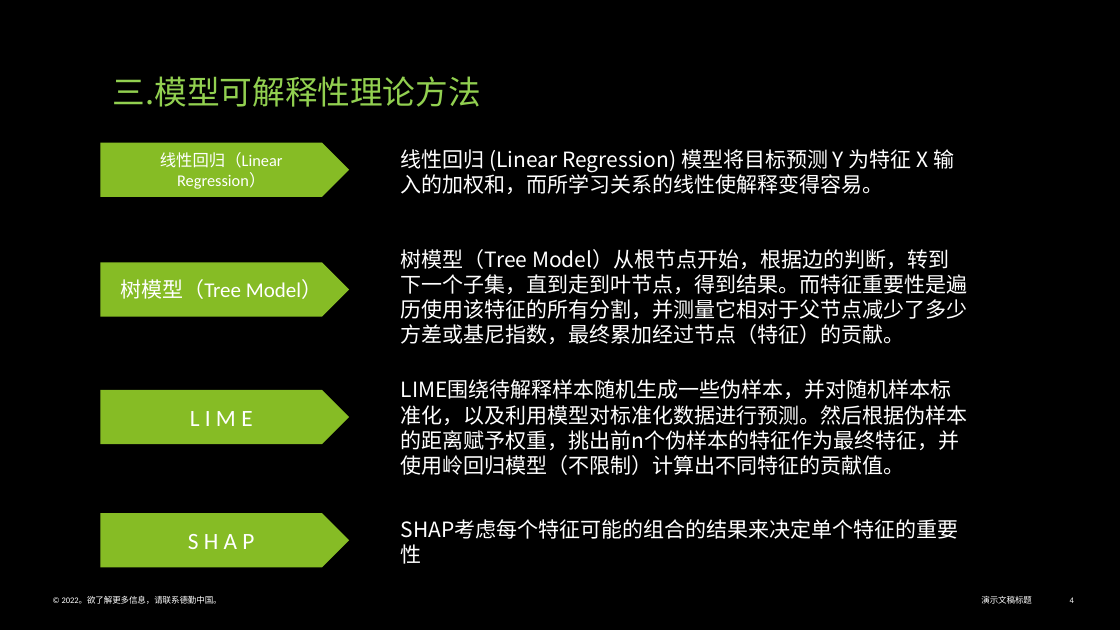
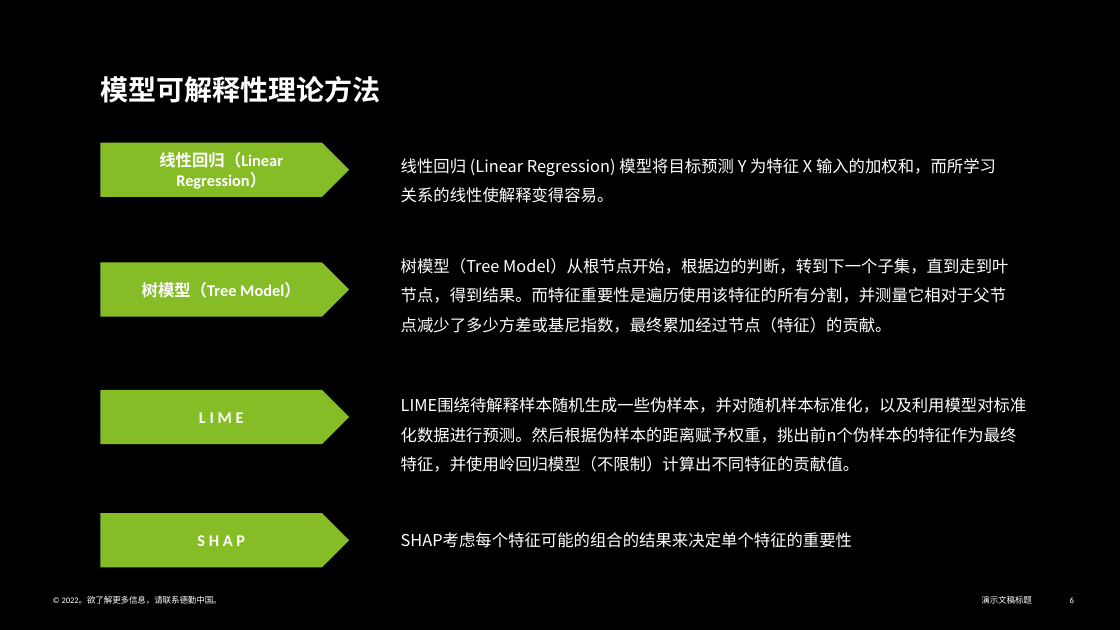
Before and after one commit to Vihagle/ML-Explaination, a slide deck: slide 6 of 模型可解释性.pptx (slide 4 before the commit). Drawn at 1120x630 pixels with LibreOffice and Linux fonts; fonts in the diff are those of the drawing. Boxes give left, top, right and bottom in pixels: in the first picture for what was removed or moved away, otherwise in the second. Text is boxed around its words. In the diff, an @@ line names an element or a change of style, - is before the commit and + after.

```diff
--- a/模型可解释性.pptx
+++ b/模型可解释性.pptx
@@ text at <box>100,76,380,103</box>: text changed; size 28 to 24 pt; text colour #92D050 to #FFFFFF; bold on @@
-三.模型可解释性理论方法
+模型可解释性理论方法
@@ pentagon arrow "线性回归（Linear Regression）" at <box>101,143,350,197</box>: bold on @@
@@ pentagon arrow "树模型（Tree Model）" at <box>101,262,350,316</box>: size 18 to 14 pt, bold on @@
@@ size 18 to 14 pt; line spacing 1 to 1.5 in 3 elements at <box>401,397,1027,472</box>, <box>401,158,996,203</box>, <box>401,258,1008,333</box> @@
@@ text "LIME围绕待解释样本随机生成一些伪样本，并对随机样本标准化，以及利用模型对标准化数据进行预测。然后根据伪样本的距离赋予 ...": place and size @@
-text "LIME围绕待解释样本随机生成一些伪样本，并对随机样本标准化，以及利用模型对标准化数据进行预测。然后根据伪样本的距离赋予 ..." at <box>401,379,968,475</box>
+text "LIME围绕待解释样本随机生成一些伪样本，并对随机样本标准化，以及利用模型对标准化数据进行预测。然后根据伪样本的距离赋予 ..." at <box>401,397,1027,472</box>
@@ pentagon arrow "L I M E" at <box>101,390,350,444</box>: size 20 to 14 pt, bold on @@
@@ pentagon arrow "S H A P" at <box>101,513,350,567</box>: size 20 to 14 pt, bold on @@
@@ text "SHAP考虑每个特征可能的组合的结果来决定单个特征的重要性": place and size @@
-text "SHAP考虑每个特征可能的组合的结果来决定单个特征的重要性" at <box>401,517,970,568</box>
+text "SHAP考虑每个特征可能的组合的结果来决定单个特征的重要性" at <box>401,532,852,548</box>
@@ text "SHAP考虑每个特征可能的组合的结果来决定单个特征的重要性" at <box>401,532,852,548</box>: size 18 to 14 pt @@
```
Also in this commit, not shown: 12 other slides changed, 5 slides added, 1 slide removed, 1 other file.
